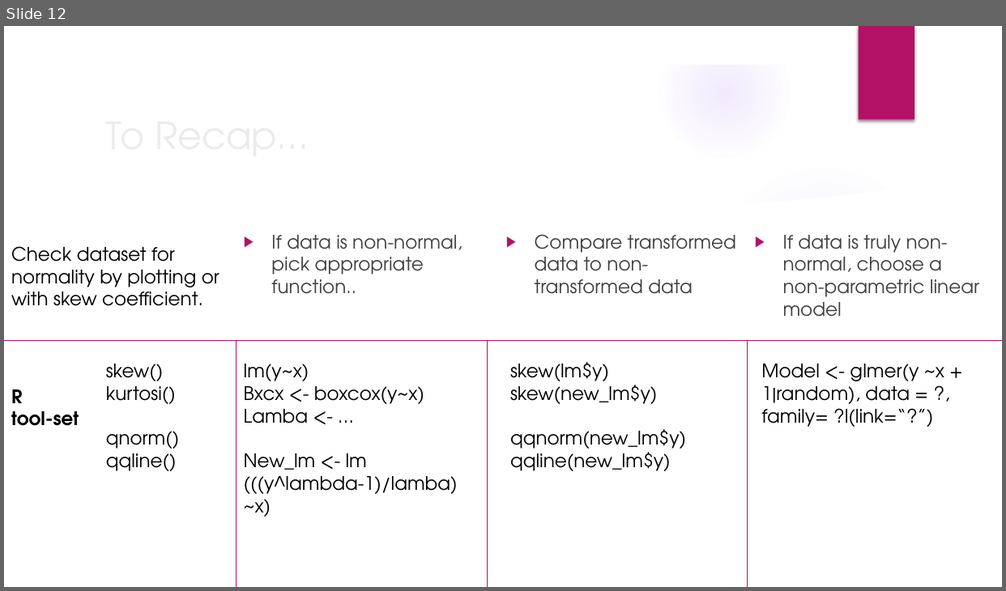
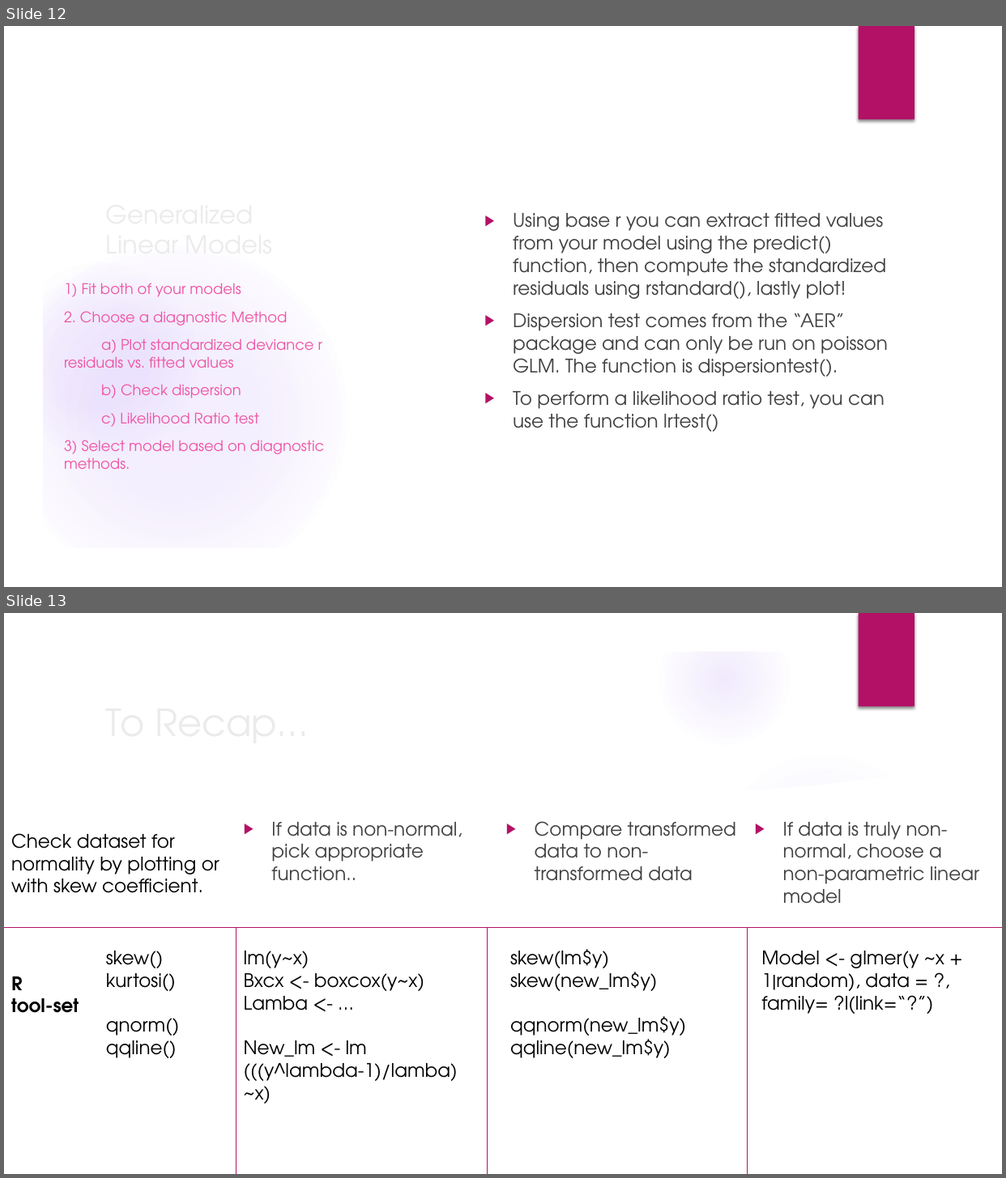
Before and after one commit to UCSB-RSeminar/F26_Wk3_Modeling_Skewed_Data, a slide deck: nonnormal_data_lm.pptx. Shown one above the other, each under a label of ours: slide 12 before the commit, slides 12 and 13 after it. The pictures are 1006x591 and 1006x1178 pixels, drawn with LibreOffice and Linux fonts; fonts in the diff are those of the drawing; background and template pictures are left out. Boxes give left, top, right and bottom in pixels: in the first picture for what was removed or moved away, otherwise in the second. Text is boxed around its words. In the diff, an @@ line names an element or a change of style, - is before the commit and + after.

```diff
--- a/nonnormal_data_lm.pptx
+++ b/nonnormal_data_lm.pptx
@@ slide 12 added at (4,26,1002,587), background picture (left out); not listed: 6 template elements that a slide beside it also shows @@
@@ freeform shape added at (367,58,424,330), fill #FFFFFF at 20% opacity @@
@@ freeform shape added at (383,58,486,554), fill #FFFFFF @@
@@ rectangle added at (472,59,967,555), fill #FFFFFF @@
@@ title added at (98,132,326,263), 24 pt, text #EBEBEB @@
+Generalized Linear Models
@@ text added at (513,213,888,432), 18 pt, text #404040 @@
+▶ Using base r you can extract fitted values from your model using the predict() function, then compute the standardized residuals using rstandard(), lastly plot!
+▶ Dispersion test comes from the “AER” package and can only be run on poisson GLM. The function is dispersiontest().
+▶ To perform a likelihood ratio test, you can use the function lrtest()
@@ text added at (64,283,325,469), 14 pt, text #EF53A5 @@
+1) Fit both of your models
+2. Choose a diagnostic Method
+a) Plot standardized deviance r residuals vs. fitted values
+b) Check dispersion
+c) Likelihood Ratio test
+3) Select model based on diagnostic methods.
@@ what was slide 12 is now slide 13 @@
```
Also in this commit, not shown: 2 slides changed, 4 other files.
